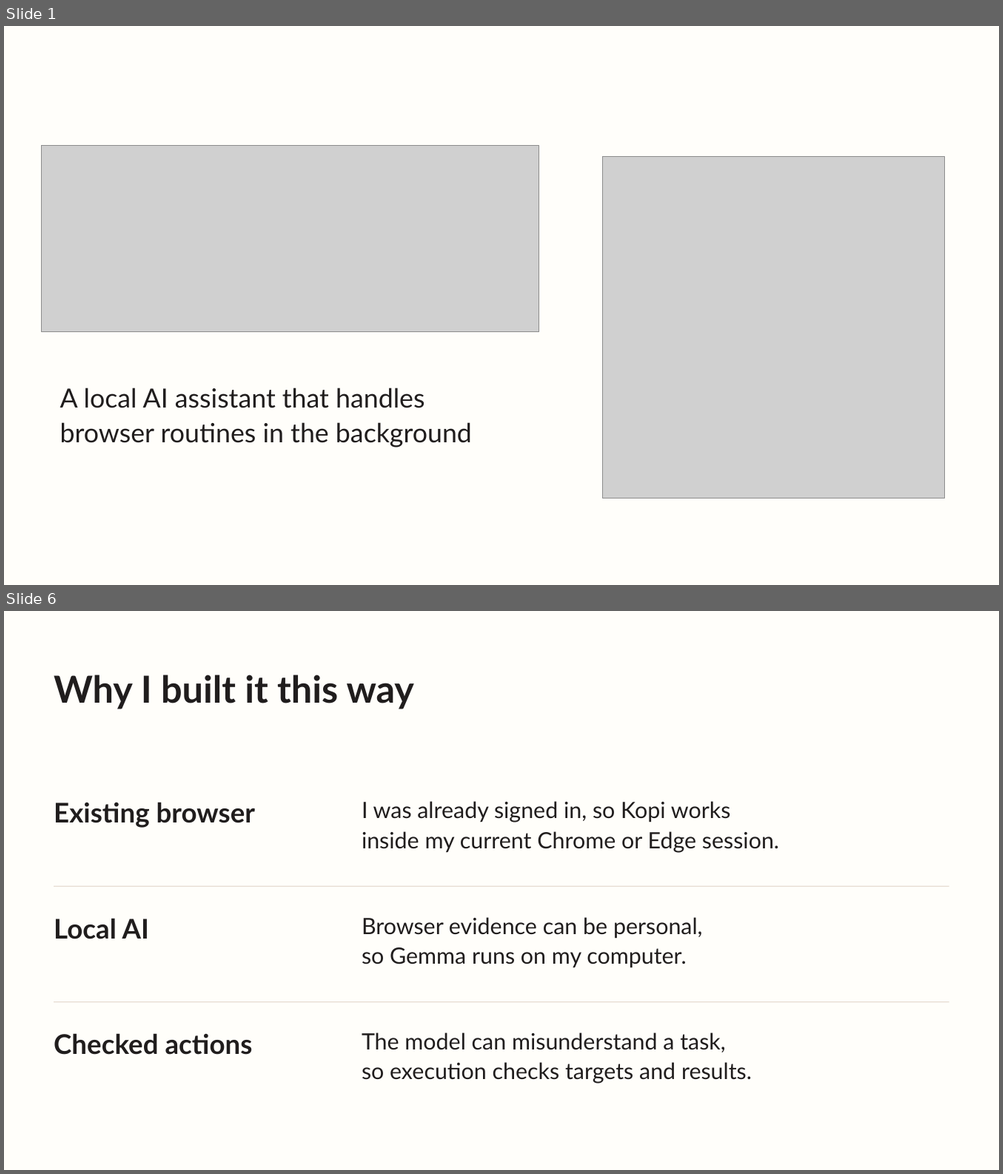
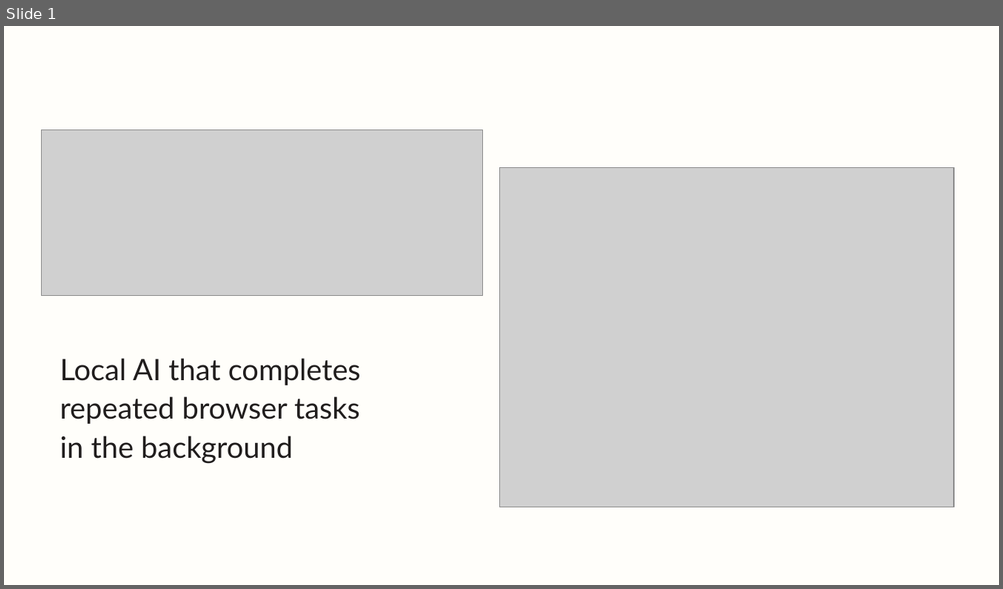
Before and after one commit to MLouchini/Kopi, a slide deck: docs/presentation/Kopi-Hackathon-Pitch.pptx. Shown one above the other, each under a label of ours: slides 1 and 6 before the commit, slide 1 after it; the slides between them are not shown. The pictures are 1003x1174 and 1003x589 pixels, drawn with LibreOffice and Linux fonts; fonts in the diff are those of the drawing; grey boxes stand for pictures. Boxes give left, top, right and bottom in pixels: in the first picture for what was removed or moved away, otherwise in the second. Text is boxed around its words. In the diff, an @@ line names an element or a change of style, - is before the commit and + after.

Commit message:
Illustrate every Kopi slide and clarify daily verification story

```diff
--- a/docs/presentation/Kopi-Hackathon-Pitch.pptx
+++ b/docs/presentation/Kopi-Hackathon-Pitch.pptx
@@ slide 6 removed at (4, 611, 999, 1170), background #FFFEFA @@
@@ text removed at (54, 675, 415, 709) @@
-Why I built it this way
@@ text removed at (54, 802, 256, 828) @@
-Existing browser
@@ text removed at (361, 801, 779, 852) @@
-I was already signed in, so Kopi works
-inside my current Chrome or Edge session.
@@ rectangle removed at (54, 886, 949, 887) @@
@@ text removed at (54, 918, 149, 940) @@
-Local AI
@@ text removed at (361, 917, 703, 968) @@
-Browser evidence can be personal,
-so Gemma runs on my computer.
@@ rectangle removed at (54, 1002, 949, 1002) @@
@@ text removed at (54, 1034, 253, 1055) @@
-Checked actions
@@ text removed at (361, 1033, 751, 1084) @@
-The model can misunderstand a task,
-so execution checks targets and results.
@@ slide 1 changed as well @@
@@ picture: place and size @@
-picture at (41, 145, 539, 332)
+picture at (41, 130, 483, 296)
@@ picture: place and size @@
-picture at (603, 156, 944, 498)
+picture at (500, 168, 954, 508)
@@ text at (60, 358, 361, 464): text changed; size 25.5 to 28.5 pt @@
-A local AI assistant that handles
-browser routines in the background
+Local AI that completes
+repeated browser tasks
+in the background
```
Also in this commit, not shown: 2 other slides changed, 5 slides added, 4 other slides removed, 10 other files.
